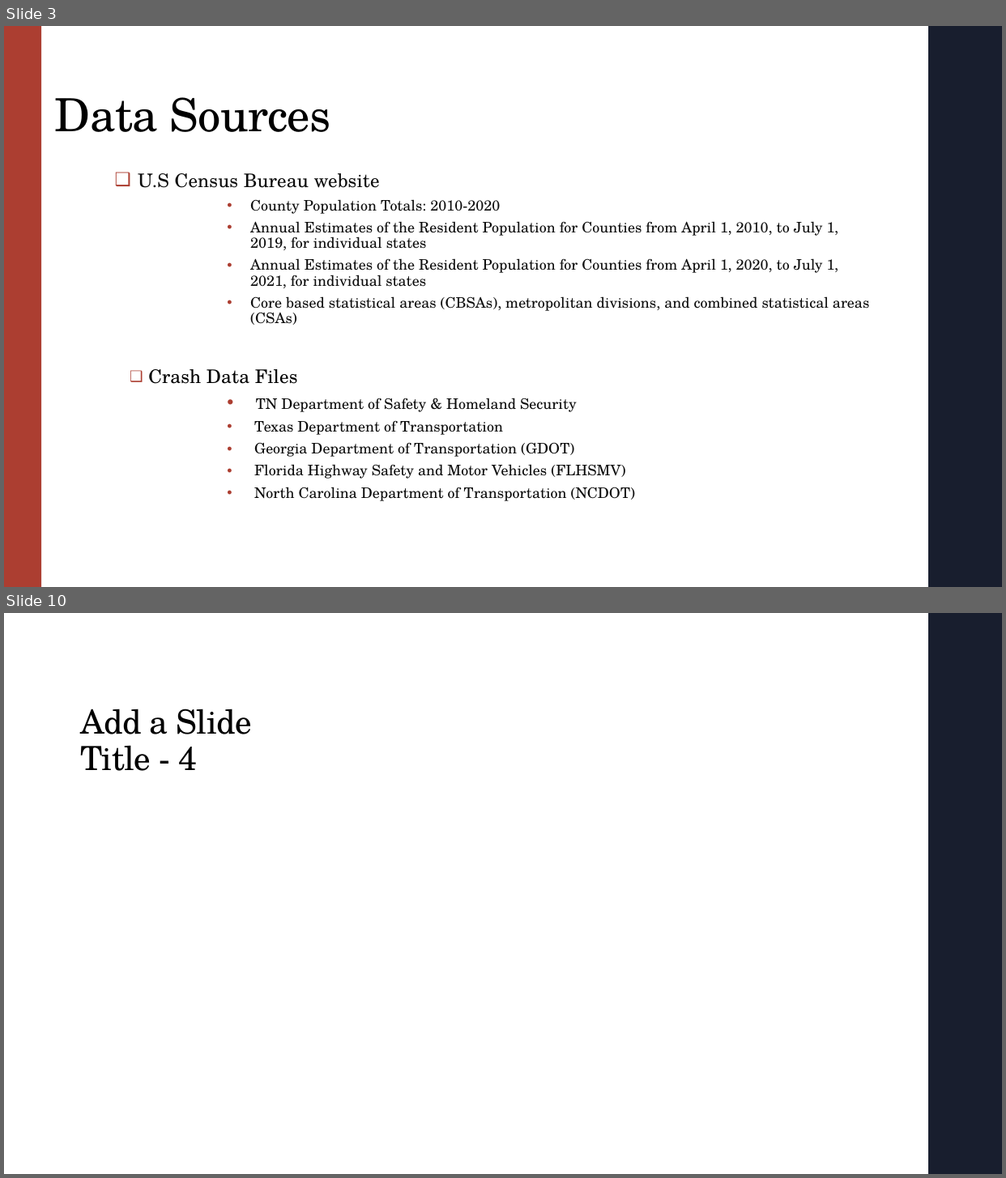
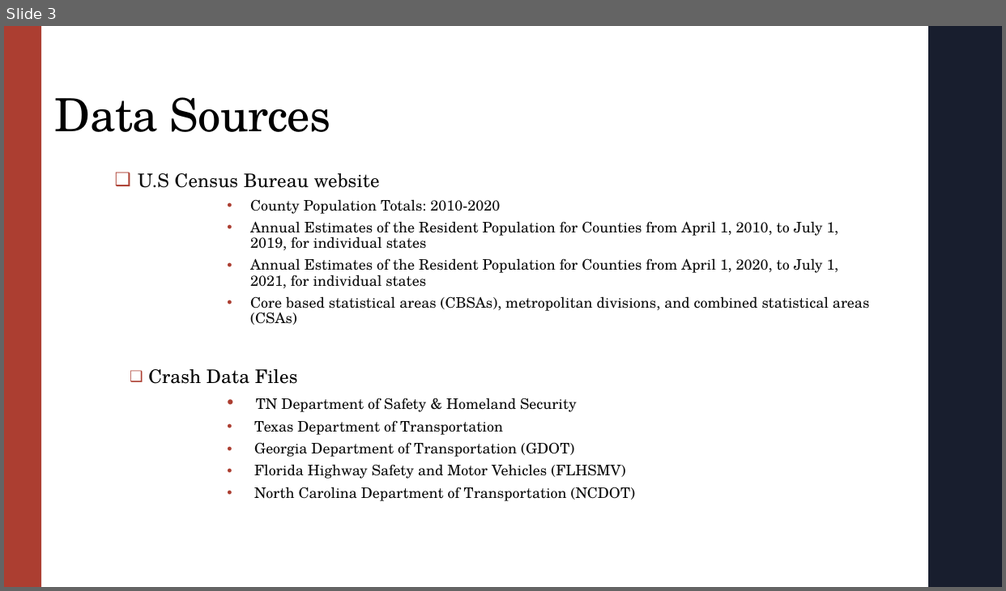
Before and after one commit to igoike/Capstone, a slide deck: Capstone_Presentation.pptx. Shown one above the other, each under a label of ours: slides 3 and 10 before the commit, slide 3 after it; the slides between them are not shown. The pictures are 1006x1178 and 1006x591 pixels, drawn with LibreOffice and Linux fonts; fonts in the diff are those of the drawing. Boxes give left, top, right and bottom in pixels: in the first picture for what was removed or moved away, otherwise in the second. Text is boxed around its words. In the diff, an @@ line names an element or a change of style, - is before the commit and + after.

```diff
--- a/Capstone_Presentation.pptx
+++ b/Capstone_Presentation.pptx
@@ slide 10 removed at bbox=[4, 613, 1002, 1174], background #FFFFFF; not listed: 1 template element that a slide beside it also shows @@
@@ title removed at bbox=[80, 709, 252, 771] @@
-Add a Slide Title - 4
```
Also in this commit, not shown: 5 slides changed, 5 slides added, 4 other slides removed, 12 other files.
